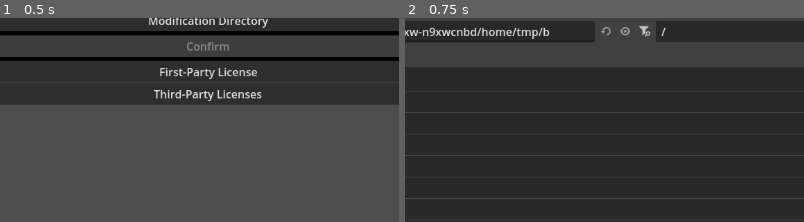
Above: before the commit, frames 1-2 (left to right).
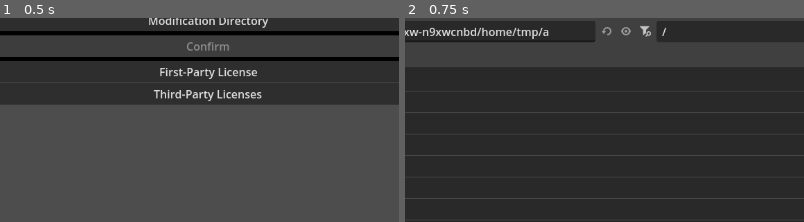
Above: after the commit, the same moments.

Repository: Mervius/Mervs-Modifier
Game: Godot game, scene res://control.tscn
The game is run twice, just before and just after one commit, with the same random seed, the same clock (stepped at 60 frames per second) and the same inputs.
Inputs:
- Up to frame 1 (0.5 s): no input
- Up to frame 2 (0.75 s): click "Base Shader Directory" at 0.5 s
The pictures show only the part of the screen within x 24-74%, y 13-63%; the shares and areas given below are measured in that part.

Frame 1 is identical in both runs. In frame 2, 0.2% of the frame differs, in the area x 34-66%, y 3-10%.

Commit message:
Update control.tscn

Diff:
--- a/control.tscn
+++ b/control.tscn
@@ -149,6 +149,28 @@
 theme_override_font_sizes/normal_font_size = 13
 theme_override_styles/normal = SubResource("StyleBoxFlat_0fbet")
 bbcode_enabled = true
+text = "MIT License
+
+Copyright (c) 2025 Daniel Hagemeier
+
+Permission is hereby granted, free of charge, to any person obtaining a copy
+of this software and associated documentation files (the \"Software\"), to deal
+in the Software without restriction, including without limitation the rights
+to use, copy, modify, merge, publish, distribute, sublicense, and/or sell
+copies of the Software, and to permit persons to whom the Software is
+furnished to do so, subject to the following conditions:
+
+The above copyright notice and this permission notice shall be included in all
+copies or substantial portions of the Software.
+
+THE SOFTWARE IS PROVIDED \"AS IS\", WITHOUT WARRANTY OF ANY KIND, EXPRESS OR
+IMPLIED, INCLUDING BUT NOT LIMITED TO THE WARRANTIES OF MERCHANTABILITY,
+FITNESS FOR A PARTICULAR PURPOSE AND NONINFRINGEMENT. IN NO EVENT SHALL THE
+AUTHORS OR COPYRIGHT HOLDERS BE LIABLE FOR ANY CLAIM, DAMAGES OR OTHER
+LIABILITY, WHETHER IN AN ACTION OF CONTRACT, TORT OR OTHERWISE, ARISING FROM,
+OUT OF OR IN CONNECTION WITH THE SOFTWARE OR THE USE OR OTHER DEALINGS IN THE
+SOFTWARE.
+"
 autowrap_mode = 2
 selection_enabled = true
 
